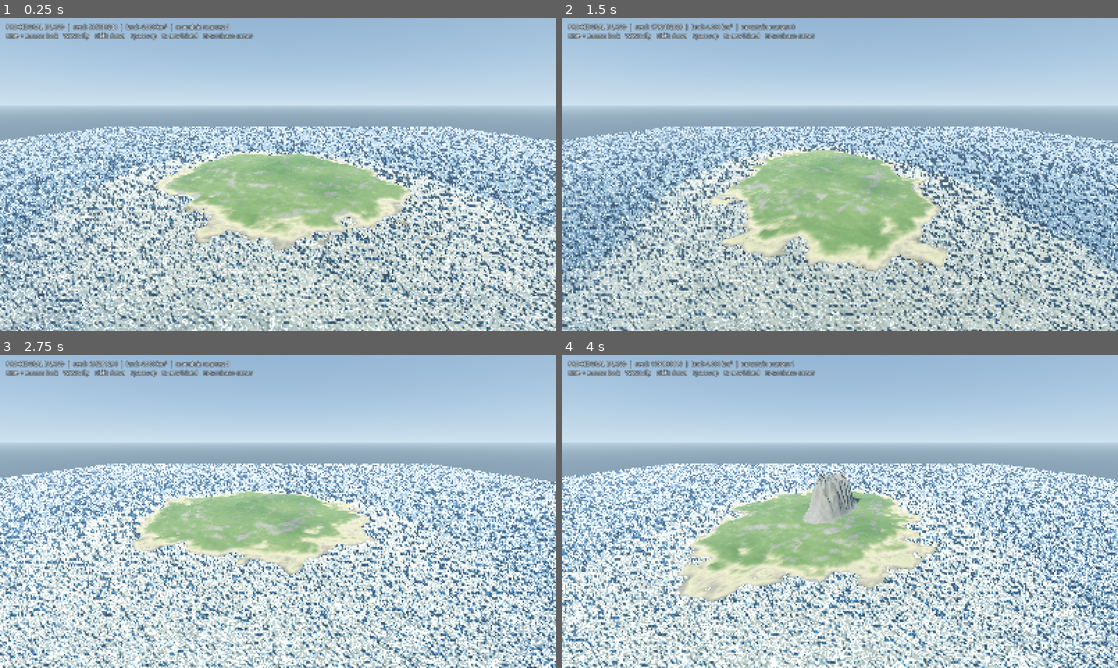
Above: before the commit, frames 1-4 (two rows, left to right).
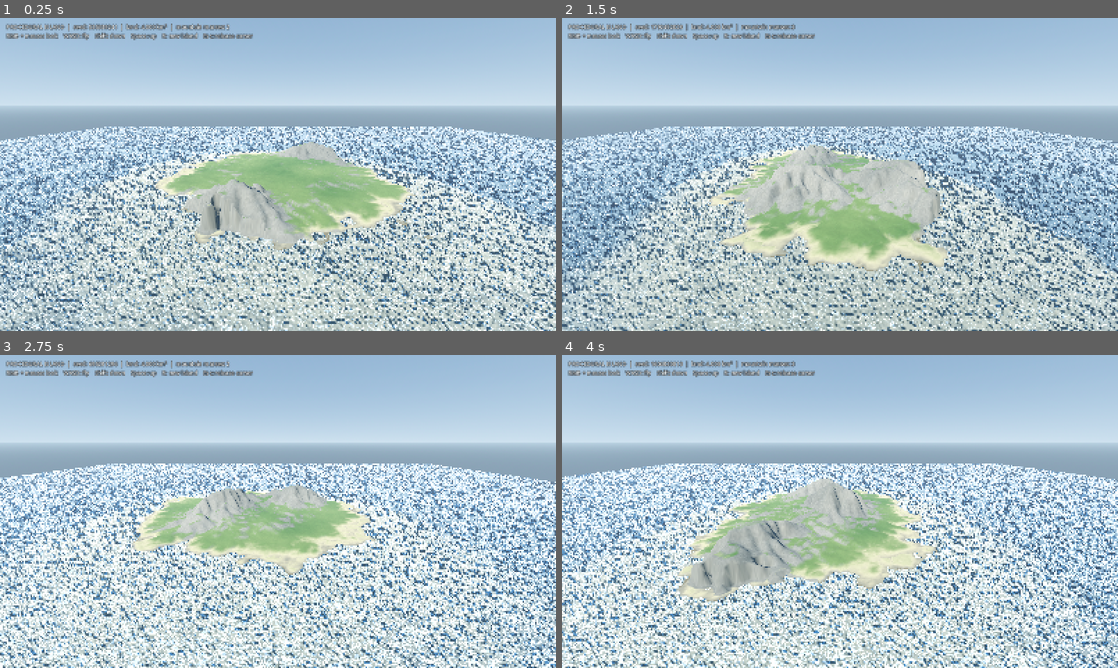
Above: after the commit, the same moments.

Repository: Temeramor/PG-Island
Game: Godot game, scene res://main.tscn
The game is run twice, just before and just after one commit, with the same random seed, the same clock (stepped at 60 frames per second) and the same inputs.
Inputs (mouse positions are in pixels of both pictures, inside the frame that each line leads up to):
- Up to frame 1 (0.25 s): no input
- Up to frame 2 (1.5 s): tap Enter at 0.5 s; move the mouse to (962, 158) at 0.52 s; hold D 0.53-1.28 s; tap R at 0.6 s; click (962, 158) at 0.67 s; tap Space at 0.77 s; move the mouse to (728, 190) at 1.27 s; hold S from 1.28 s (still down); tap Shift at 1.35 s
- Up to frame 3 (2.75 s): tap Space at 1.52 s; move the mouse to (333, 442) at 2.02 s; release S at 2.03 s; hold D from 2.03 s (still down); tap R at 2.1 s
- Up to frame 4 (4 s): move the mouse to (812, 574) at 2.77 s; release D at 2.78 s; hold W 2.78-3.53 s; tap Shift at 2.85 s; click (812, 574) at 2.92 s; tap Space at 3.02, 3.77 s; move the mouse to (1006, 558) at 3.52 s; hold A from 3.53 s (still down); tap R at 3.6 s

The runs differ from the first frame. In frame 1, 3.8% of the frame differs, in the area x 29-75%, y 2-72%; in frame 2, 5.6%, in the area x 28-69%, y 2-81%; in frame 3, 2.7%; in frame 4, 5.3%.

Commit message:
Guarantee natural mountain massifs and layered terrain erosion

Diff:
--- a/scripts/island_generator.gd
+++ b/scripts/island_generator.gd
@@ -117,10 +117,12 @@
 	var accepted_centres: Array[Vector2] = []
 
 	for i in range(desired_count):
-		var long_radius := rng.randf_range(245.0, 430.0)
-		var short_radius := rng.randf_range(115.0, 220.0)
-		var centre := _find_mountain_centre(rng, coast_values, long_radius, accepted_centres)
+		var long_radius := rng.randf_range(360.0, 620.0)
+		var short_radius := rng.randf_range(235.0, 410.0)
+		var centre := _find_mountain_centre(rng, coast_values, short_radius, accepted_centres)
 		if centre.x > WORLD_SIZE:
+			if result.is_empty():
+				continue
 			break
 		accepted_centres.append(centre)
 		result.append({
@@ -128,25 +130,22 @@
 			"angle": rng.randf_range(0.0, TAU),
 			"long_radius": long_radius,
 			"short_radius": short_radius,
-			"peak_height": rng.randf_range(245.0, 390.0),
-			"frequency": rng.randf_range(0.0045, 0.0080),
+			"peak_height": rng.randf_range(185.0, 285.0),
+			"frequency": rng.randf_range(0.0040, 0.0065),
 			"phase": rng.randf_range(-1000.0, 1000.0),
+			"warp_strength": rng.randf_range(55.0, 115.0),
 		})
 	return result
 
-
 func _roll_mountain_count(rng: RandomNumberGenerator) -> int:
-	# P(at least one) = 25%; each additional massif is progressively rarer.
-	# Conditional probabilities: 15%, 7.5%, 3.75%, 1.875%, 0.9375%; maximum 6.
-	if rng.randf() >= 0.25:
-		return 0
+	# One mountain is guaranteed. Each later mountain is 25% less likely
+	# than the previous one: 75%, 56.25%, 42.19%, and so on.
 	var count := 1
-	var next_probability := 0.15
+	var next_probability := 0.75
 	while count < MAX_MOUNTAIN_MASSES and rng.randf() < next_probability:
 		count += 1
-		next_probability *= 0.5
+		next_probability *= 0.75
 	return count
-
 
 func _find_mountain_centre(
 	rng: RandomNumberGenerator,
@@ -154,7 +153,7 @@
 	minimum_separation_radius: float,
 	accepted: Array[Vector2]
 ) -> Vector2:
-	for attempt in range(300):
+	for attempt in range(360):
 		var point := Vector2(
 			rng.randf_range(-WORLD_SIZE * 0.29, WORLD_SIZE * 0.29),
 			rng.randf_range(-WORLD_SIZE * 0.29, WORLD_SIZE * 0.29)
@@ -162,17 +161,35 @@
 		var ix := clampi(int(round((point.x / WORLD_SIZE + 0.5) * float(COAST_RESOLUTION - 1))), 0, COAST_RESOLUTION - 1)
 		var iy := clampi(int(round((point.y / WORLD_SIZE + 0.5) * float(COAST_RESOLUTION - 1))), 0, COAST_RESOLUTION - 1)
 		var signed_distance := coast_values[ix + iy * COAST_RESOLUTION]
-		if signed_distance < maxf(185.0, minimum_separation_radius * 0.54):
+		if signed_distance < maxf(185.0, minimum_separation_radius * 0.62):
 			continue
 		var separated := true
 		for other in accepted:
-			if point.distance_to(other) < minimum_separation_radius * 0.75 + 275.0:
+			if point.distance_to(other) < minimum_separation_radius * 1.15 + 360.0:
 				separated = false
 				break
 		if separated:
 			return point
+
+	# Guarantee a valid first massif even on unusually narrow or irregular islands.
+	# A coarse interior scan finds the deepest point of the signed coastline field.
+	if accepted.is_empty():
+		var best_distance := -INF
+		var best_point := Vector2.ZERO
+		for gy in range(128):
+			var iy := int(round(float(gy) / 127.0 * float(COAST_RESOLUTION - 1)))
+			for gx in range(128):
+				var ix := int(round(float(gx) / 127.0 * float(COAST_RESOLUTION - 1)))
+				var distance := coast_values[ix + iy * COAST_RESOLUTION]
+				if distance > best_distance:
+					best_distance = distance
+					best_point = Vector2(
+						(float(ix) / float(COAST_RESOLUTION - 1) - 0.5) * WORLD_SIZE,
+						(float(iy) / float(COAST_RESOLUTION - 1) - 0.5) * WORLD_SIZE
+					)
+		if best_distance > 0.0:
+			return best_point
 	return Vector2(WORLD_SIZE * 2.0, WORLD_SIZE * 2.0)
-
 
 func _make_height_field(
 	seed_value: int,
@@ -183,6 +200,8 @@
 	var hill_noise := _make_noise(seed_value + 607, 0.0052, 4)
 	var detail_noise := _make_noise(seed_value + 709, 0.023, 3)
 	var mountain_noise := _make_noise(seed_value + 811, 1.0, 4)
+	var mountain_warp_x := _make_noise(seed_value + 823, 0.0021, 3)
+	var mountain_warp_z := _make_noise(seed_value + 827, 0.0021, 3)
 
 	var heights := PackedFloat32Array()
 	heights.resize(HEIGHT_RESOLUTION * HEIGHT_RESOLUTION)
@@ -198,32 +217,55 @@
 			var height := 0.0
 
 			if sdf >= 0.0:
+				# Most of the island is intentionally a broad, gently undulating plain.
 				var inland := _smoothstep(0.0, 720.0, sdf)
 				var shore_shelf := 2.8 + 12.0 * _smoothstep(0.0, 155.0, sdf)
-				var broad_uplift := 47.0 * pow(inland, 1.28)
-				var rolling_hills := broad_noise.get_noise_2d(world_x, world_z) * 22.0
-				rolling_hills += hill_noise.get_noise_2d(world_x, world_z) * 10.5
-				var micro_relief := detail_noise.get_noise_2d(world_x, world_z) * 2.4
+				var broad_uplift := 35.0 * pow(inland, 1.28)
+				var rolling_hills := broad_noise.get_noise_2d(world_x, world_z) * 12.5
+				rolling_hills += hill_noise.get_noise_2d(world_x, world_z) * 5.5
+				var micro_relief := detail_noise.get_noise_2d(world_x, world_z) * 1.5
 				height = shore_shelf + broad_uplift
 				height += rolling_hills * _smoothstep(35.0, 260.0, sdf)
 				height += micro_relief
 
+				# Warped elliptical envelopes create an irregular ridge system and
+				# a broad foothill apron instead of an isolated vertical pillar.
 				for mountain in mountains:
 					var mountain_centre: Vector2 = mountain["centre"]
 					var mountain_angle := float(mountain["angle"])
-					var local: Vector2 = (Vector2(world_x, world_z) - mountain_centre).rotated(-mountain_angle)
+					var local := (Vector2(world_x, world_z) - mountain_centre).rotated(-mountain_angle)
+					var warp_amount := float(mountain["warp_strength"])
+					local += Vector2(
+						mountain_warp_x.get_noise_2d(world_x, world_z),
+						mountain_warp_z.get_noise_2d(world_x, world_z)
+					) * warp_amount
 					var radius := Vector2(
 						local.x / float(mountain["long_radius"]),
 						local.y / float(mountain["short_radius"])
 					).length()
-					var massif := 1.0 - _smoothstep(0.62, 1.28, radius)
-					if massif > 0.0005:
+					var phase := float(mountain["phase"])
+					radius += mountain_noise.get_noise_2d(
+						local.x * 0.0024 + phase,
+						local.y * 0.0024 - phase * 0.37
+					) * 0.13
+
+					var mountain_core := 1.0 - _smoothstep(0.08, 1.22, radius)
+					var foothill_apron := 1.0 - _smoothstep(0.48, 2.05, radius)
+					if mountain_core > 0.0005 or foothill_apron > 0.0005:
 						var frequency := float(mountain["frequency"])
-						var phase := float(mountain["phase"])
-						var ridge_noise := mountain_noise.get_noise_2d(local.x * frequency + phase, local.y * frequency - phase * 0.37)
-						var ridge := pow(1.0 - absf(ridge_noise), 1.65)
-						var summit_shape := 0.48 + 0.52 * ridge
-						height += float(mountain["peak_height"]) * massif * summit_shape
+						var ridge_noise := mountain_noise.get_noise_2d(
+							local.x * frequency + phase,
+							local.y * frequency - phase * 0.37
+						)
+						var ridged := pow(1.0 - absf(ridge_noise), 1.8)
+						var broad_variation := mountain_noise.get_noise_2d(
+							local.x * 0.006 + phase * 0.13,
+							local.y * 0.006 - phase * 0.09
+						)
+						var core_height := float(mountain["peak_height"]) * pow(maxf(mountain_core, 0.0), 1.28)
+						core_height *= 0.78 + 0.18 * ridged + 0.04 * broad_variation
+						var foothill_height := 34.0 * pow(maxf(foothill_apron, 0.0), 1.65)
+						height += core_height + foothill_height
 				height = maxf(height, 0.35)
 			else:
 				# A broad continental shelf transitions into a steep slope and rough abyss.
@@ -237,7 +279,6 @@
 			heights[x + y * HEIGHT_RESOLUTION] = height
 	return heights
 
-
 func _smoothstep(edge_a: float, edge_b: float, value: float) -> float:
 	var t := clampf((value - edge_a) / (edge_b - edge_a), 0.0, 1.0)
 	return t * t * (3.0 - 2.0 * t)
--- a/scripts/slope_erosion_filter.gd
+++ b/scripts/slope_erosion_filter.gd
@@ -1,14 +1,19 @@
 extends RefCounted
 
-## Multi-scale slope-aligned channel/ridge displacement.
-## The method follows the published idea of aligning procedural gullies to terrain
-## gradients (Rune Skovbo Johansen, 2026; Godot prototype discussion by Henry1).
-## This is an original lightweight approximation, not a source-code port of the
-## full advanced filter and not a hydraulic/thermal simulation.
+## Seeded erosion stack for the island height field.
+## The droplet pass adapts the particle flow / sediment-capacity model popularized
+## by Sebastian Lague (MIT reference implementation). The directional pass is an
+## original lightweight adaptation of Rune Skovbo Johansen's published gully/ridge
+## filter principles. A conservative talus pass adds thermal slope relaxation.
+## This is a compact CPU implementation, not a verbatim source port.
 
 const WORLD_SIZE := 10000.0
 const RESOLUTION := 512
+const COAST_RESOLUTION := 1024
+const DROPLET_COUNT := 6500
+const DROPLET_LIFETIME := 22
 const OCTAVES := 4
+const THERMAL_ITERATIONS := 2
 
 
 func apply(
@@ -17,40 +22,190 @@
 	seed_value: int
 ) -> PackedFloat32Array:
 	var current := base_heights.duplicate()
+	current = _apply_hydraulic_droplets(current, coast_sdf, seed_value)
+	current = _apply_slope_aligned_gullies(current, coast_sdf, seed_value)
+	current = _apply_thermal_relaxation(current, coast_sdf)
+	return current
+
+
+# Droplets follow the negative height gradient, pick up sediment on downhill
+# segments and deposit it when their transport capacity falls.
+func _apply_hydraulic_droplets(
+	heights: PackedFloat32Array,
+	coast_sdf: PackedFloat32Array,
+	seed_value: int
+) -> PackedFloat32Array:
+	var rng := RandomNumberGenerator.new()
+	rng.seed = seed_value + 17011
+
+	for droplet_index in range(DROPLET_COUNT):
+		var position := Vector2.ZERO
+		var spawned := false
+		for attempt in range(24):
+			var candidate := Vector2(
+				rng.randf_range(1.0, float(RESOLUTION - 2)),
+				rng.randf_range(1.0, float(RESOLUTION - 2))
+			)
+			if _sample_coast(coast_sdf, candidate) > 95.0 and _sample_height(heights, candidate) > 24.0:
+				position = candidate
+				spawned = true
+				break
+		if not spawned:
+			continue
+
+		var direction := Vector2.ZERO
+		var speed := 1.0
+		var water := 1.0
+		var sediment := 0.0
+
+		for lifetime in range(DROPLET_LIFETIME):
+			var height_before := _sample_height(heights, position)
+			var gradient := Vector2(
+				_sample_height(heights, position + Vector2.RIGHT) - _sample_height(heights, position - Vector2.RIGHT),
+				_sample_height(heights, position + Vector2.DOWN) - _sample_height(heights, position - Vector2.DOWN)
+			) * 0.5
+			direction = direction * 0.12 - gradient * 0.88
+			if direction.length_squared() < 0.000001:
+				break
+			direction = direction.normalized()
+
+			var next_position := position + direction
+			if next_position.x < 1.0 or next_position.y < 1.0:
+				break
+			if next_position.x >= float(RESOLUTION - 2) or next_position.y >= float(RESOLUTION - 2):
+				break
+			if _sample_coast(coast_sdf, next_position) <= 8.0:
+				break
+
+			var height_after := _sample_height(heights, next_position)
+			var delta_height := height_after - height_before
+			var sediment_capacity := maxf(-delta_height * speed * water * 3.0, 0.025)
+
+			if sediment > sediment_capacity or delta_height > 0.0:
+				var deposit := minf(delta_height, sediment) if delta_height > 0.0 else (sediment - sediment_capacity) * 0.28
+				deposit = maxf(deposit, 0.0)
+				_deposit_bilinear(heights, position, deposit)
+				sediment -= deposit
+			else:
+				var erode_amount := minf((sediment_capacity - sediment) * 0.24, -delta_height)
+				if erode_amount > 0.0:
+					sediment += _erode_brush(heights, position, erode_amount)
+
+			speed = sqrt(maxf(speed * speed - delta_height * 4.0, 0.01))
+			water *= 0.985
+			position = next_position
+			if water < 0.05:
+				break
+
+	return heights
+
+
+func _sample_height(heights: PackedFloat32Array, position: Vector2) -> float:
+	var x0 := clampi(int(floor(position.x)), 0, RESOLUTION - 1)
+	var y0 := clampi(int(floor(position.y)), 0, RESOLUTION - 1)
+	var x1 := mini(x0 + 1, RESOLUTION - 1)
+	var y1 := mini(y0 + 1, RESOLUTION - 1)
+	var tx := clampf(position.x - float(x0), 0.0, 1.0)
+	var ty := clampf(position.y - float(y0), 0.0, 1.0)
+	var a := lerpf(heights[x0 + y0 * RESOLUTION], heights[x1 + y0 * RESOLUTION], tx)
+	var b := lerpf(heights[x0 + y1 * RESOLUTION], heights[x1 + y1 * RESOLUTION], tx)
+	return lerpf(a, b, ty)
+
+
+func _sample_coast(coast_sdf: PackedFloat32Array, position: Vector2) -> float:
+	var x := clampi(int(round(position.x / float(RESOLUTION - 1) * float(COAST_RESOLUTION - 1))), 0, COAST_RESOLUTION - 1)
+	var y := clampi(int(round(position.y / float(RESOLUTION - 1) * float(COAST_RESOLUTION - 1))), 0, COAST_RESOLUTION - 1)
+	return coast_sdf[x + y * COAST_RESOLUTION]
+
+
+func _deposit_bilinear(heights: PackedFloat32Array, position: Vector2, amount: float) -> void:
+	if amount <= 0.0:
+		return
+	var x0 := clampi(int(floor(position.x)), 0, RESOLUTION - 2)
+	var y0 := clampi(int(floor(position.y)), 0, RESOLUTION - 2)
+	var tx := clampf(position.x - float(x0), 0.0, 1.0)
+	var ty := clampf(position.y - float(y0), 0.0, 1.0)
+	heights[x0 + y0 * RESOLUTION] += amount * (1.0 - tx) * (1.0 - ty)
+	heights[x0 + 1 + y0 * RESOLUTION] += amount * tx * (1.0 - ty)
+	heights[x0 + (y0 + 1) * RESOLUTION] += amount * (1.0 - tx) * ty
+	heights[x0 + 1 + (y0 + 1) * RESOLUTION] += amount * tx * ty
+
+
+func _erode_brush(heights: PackedFloat32Array, position: Vector2, amount: float) -> float:
+	var centre_x := int(floor(position.x))
+	var centre_y := int(floor(position.y))
+	var total_weight := 0.0
+	for oy in range(-1, 2):
+		for ox in range(-1, 2):
+			var x := centre_x + ox
+			var y := centre_y + oy
+			if x < 1 or y < 1 or x >= RESOLUTION - 1 or y >= RESOLUTION - 1:
+				continue
+			var weight := maxf(1.0 - Vector2(float(ox), float(oy)).length() / 1.65, 0.0)
+			if heights[x + y * RESOLUTION] > 0.5:
+				total_weight += weight
+
+	if total_weight <= 0.0001:
+		return 0.0
+
+	var removed := 0.0
+	for oy in range(-1, 2):
+		for ox in range(-1, 2):
+			var x := centre_x + ox
+			var y := centre_y + oy
+			if x < 1 or y < 1 or x >= RESOLUTION - 1 or y >= RESOLUTION - 1:
+				continue
+			var index := x + y * RESOLUTION
+			var weight := maxf(1.0 - Vector2(float(ox), float(oy)).length() / 1.65, 0.0)
+			var available := maxf(heights[index] - 0.5, 0.0)
+			var take := minf(available, amount * weight / total_weight)
+			heights[index] -= take
+			removed += take
+	return removed
+
+
+# Multi-scale drainage gullies and dividing ridges. Neighboring jittered pivots are
+# blended as cosine/sine pairs, following Runevision's published filter principles.
+func _apply_slope_aligned_gullies(
+	heights: PackedFloat32Array,
+	coast_sdf: PackedFloat32Array,
+	seed_value: int
+) -> PackedFloat32Array:
+	var current := heights
 	var world_step := WORLD_SIZE / float(RESOLUTION - 1)
 
 	for octave in range(OCTAVES):
-		var previous := current
+		var previous := current.duplicate()
 		var next_heights := previous.duplicate()
-		var cell_size := 520.0 / pow(2.0, float(octave))
-		var stripe_period := cell_size * 0.23
+		var cell_size := 620.0 / pow(2.0, float(octave))
+		var stripe_period := cell_size * 0.34
 		var stripe_frequency := TAU / stripe_period
-		var amplitude := 3.8 / pow(2.0, float(octave))
+		var amplitude := 5.2 / pow(2.0, float(octave))
 
 		for y in range(1, RESOLUTION - 1):
 			var world_z := (float(y) / float(RESOLUTION - 1) - 0.5) * WORLD_SIZE
 			for x in range(1, RESOLUTION - 1):
 				var index := x + y * RESOLUTION
 				var terrain_height := previous[index]
-				if terrain_height < 18.0:
-					continue
-
-				var gradient_x := (previous[index + 1] - previous[index - 1]) / (2.0 * world_step)
-				var gradient_z := (previous[index + RESOLUTION] - previous[index - RESOLUTION]) / (2.0 * world_step)
-				var gradient := Vector2(gradient_x, gradient_z)
+				if terrain_height < 38.0:
+					continue
+
+				var gradient := Vector2(
+					previous[index + 1] - previous[index - 1],
+					previous[index + RESOLUTION] - previous[index - RESOLUTION]
+				) / (2.0 * world_step)
 				var slope := gradient.length()
-				if slope < 0.018:
-					continue
-
+				if slope < 0.012:
+					continue
 				var tangent := Vector2(-gradient.y, gradient.x) / maxf(slope, 0.0001)
 				var world_x := (float(x) / float(RESOLUTION - 1) - 0.5) * WORLD_SIZE
 				var position := Vector2(world_x, world_z)
 				var cell_x := int(floor(world_x / cell_size))
 				var cell_y := int(floor(world_z / cell_size))
-				var stripe_sum := 0.0
+				var cosine_sum := 0.0
+				var sine_sum := 0.0
 				var weight_sum := 0.0
 
-				# Blend four jittered neighbouring pivots to avoid visible cell seams.
 				for oy in range(2):
 					for ox in range(2):
 						var cx := cell_x + ox
@@ -64,23 +219,80 @@
 						var distance_weight := 1.0 - clampf(position.distance_to(pivot) / (cell_size * 1.65), 0.0, 1.0)
 						var weight := distance_weight * distance_weight
 						if weight > 0.0001:
-							var phase_offset := _hash01(cx, cy, seed_value, octave, 2) * TAU
-							var phase := (position - pivot).dot(tangent) * stripe_frequency + phase_offset
-							var channel := pow(maxf(cos(phase), 0.0), 8.0)
-							var shoulder := pow(maxf(-cos(phase), 0.0), 5.0)
-							stripe_sum += (-channel + shoulder * 0.12) * weight
+							var phase := (position - pivot).dot(tangent) * stripe_frequency
+							phase += _hash01(cx, cy, seed_value, octave, 2) * TAU
+							cosine_sum += cos(phase) * weight
+							sine_sum += sin(phase) * weight
 							weight_sum += weight
 
-				if weight_sum > 0.0001:
-					var coast_x := int(round(float(x) / float(RESOLUTION - 1) * 1023.0))
-					var coast_y := int(round(float(y) / float(RESOLUTION - 1) * 1023.0))
-					var coast_index := coast_x + coast_y * 1024
-					var inland := _smoothstep(30.0, 220.0, coast_sdf[coast_index])
-					var steepness := _smoothstep(0.025, 0.19, slope)
-					var displacement := stripe_sum / weight_sum * amplitude * inland * steepness
-					next_heights[index] = maxf(terrain_height + displacement, 0.2)
+				if weight_sum <= 0.0001:
+					continue
+				var wave := Vector2(cosine_sum, sine_sum) / weight_sum
+				var wave_length := wave.length()
+				if wave_length > 0.5:
+					wave *= minf(2.0 * wave_length, 1.0) / wave_length
+				var fade_target := _smoothstep(45.0, 270.0, terrain_height) * 2.0 - 1.0
+				var slope_mask := _ease_out(_smoothstep(0.018, 0.20, slope))
+				var coast_x := int(round(float(x) / float(RESOLUTION - 1) * float(COAST_RESOLUTION - 1)))
+				var coast_y := int(round(float(y) / float(RESOLUTION - 1) * float(COAST_RESOLUTION - 1)))
+				var inland_mask := _smoothstep(25.0, 190.0, coast_sdf[coast_x + coast_y * COAST_RESOLUTION])
+				var erosion_offset := (wave.x - fade_target) * amplitude * 0.42 * slope_mask * inland_mask
+				next_heights[index] = maxf(terrain_height + erosion_offset, 0.35)
 
 		current = next_heights
+	return current
+
+
+# Conservative talus relaxation transfers excess height difference downhill.
+func _apply_thermal_relaxation(
+	heights: PackedFloat32Array,
+	coast_sdf: PackedFloat32Array
+) -> PackedFloat32Array:
+	var current := heights
+	var world_step := WORLD_SIZE / float(RESOLUTION - 1)
+	var talus_height := world_step * 0.24
+
+	for iteration in range(THERMAL_ITERATIONS):
+		var delta := PackedFloat32Array()
+		delta.resize(RESOLUTION * RESOLUTION)
+		for y in range(1, RESOLUTION - 1):
+			var coast_y := int(round(float(y) / float(RESOLUTION - 1) * float(COAST_RESOLUTION - 1)))
+			for x in range(1, RESOLUTION - 1):
+				var index := x + y * RESOLUTION
+				if current[index] <= 0.0:
+					continue
+				var coast_x := int(round(float(x) / float(RESOLUTION - 1) * float(COAST_RESOLUTION - 1)))
+				if coast_sdf[coast_x + coast_y * COAST_RESOLUTION] <= 0.0:
+					continue
+
+				var right := index + 1
+				var down := index + RESOLUTION
+				var right_coast_x := int(round(float(x + 1) / float(RESOLUTION - 1) * float(COAST_RESOLUTION - 1)))
+				var down_coast_y := int(round(float(y + 1) / float(RESOLUTION - 1) * float(COAST_RESOLUTION - 1)))
+				if coast_sdf[right_coast_x + coast_y * COAST_RESOLUTION] > 0.0:
+					var difference := current[index] - current[right]
+					if absf(difference) > talus_height:
+						var transfer := minf((absf(difference) - talus_height) * 0.14, 1.0)
+						if difference > 0.0:
+							delta[index] -= transfer
+							delta[right] += transfer
+						else:
+							delta[index] += transfer
+							delta[right] -= transfer
+				if coast_sdf[coast_x + down_coast_y * COAST_RESOLUTION] > 0.0:
+					var difference := current[index] - current[down]
+					if absf(difference) > talus_height:
+						var transfer := minf((absf(difference) - talus_height) * 0.14, 1.0)
+						if difference > 0.0:
+							delta[index] -= transfer
+							delta[down] += transfer
+						else:
+							delta[index] += transfer
+							delta[down] -= transfer
+
+		for index in range(current.size()):
+			if current[index] > 0.0:
+				current[index] = maxf(current[index] + delta[index], 0.35)
 	return current
 
 
@@ -92,6 +304,11 @@
 	return float(value & 0x7fffffff) / 2147483647.0
 
 
+func _ease_out(value: float) -> float:
+	var inverse := 1.0 - clampf(value, 0.0, 1.0)
+	return 1.0 - inverse * inverse
+
+
 func _smoothstep(edge_a: float, edge_b: float, value: float) -> float:
 	var t := clampf((value - edge_a) / (edge_b - edge_a), 0.0, 1.0)
 	return t * t * (3.0 - 2.0 * t)
Not shown, changed: docs/SOURCES.md
